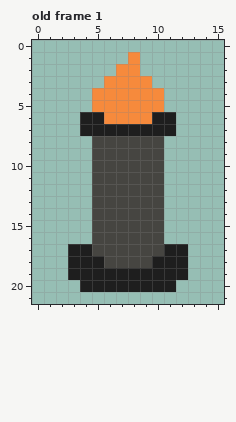
Edited in one commit: pixel-art file (block_man/data/torch.aseprite). Above, as it was before the edit.
16x22 pixels, 1 frame. Shown: old frame 1. The commit also changed other frames, which this record leaves out.
The same view after the edit:
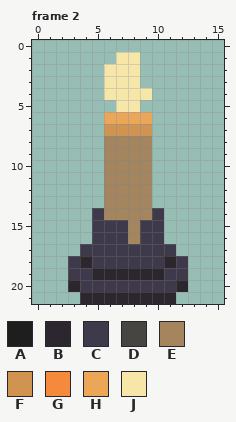
Palette (. is transparent): A #1e1e1e  B #2c262f  C #3f3a4b  D #464541  E #a4855e  F #d09450  G #f68a3c  H #eca657  J #f6e7a8
A new or re-ordered frame is compared with the old frame closest to it.
The edit:
frames 1 -> 14
Changed rows in their new state; - is an unchanged pixel.
Frame 2 is new; against old frame 1:
first column x 3:
 1 ----JJ----
 2 ---JJJ----
 3 ---JJJ.---
 4 --.JJJJ.--
 5 --..JJ..--
 6 -..HHHH..-
 7 -..FFFF..-
 8 --.EEEE.--
 9 --.EEEE.--
10 --.EEEE.--
11 --.EEEE.--
12 --.EEEE.--
13 --.EEEE.--
14 --CEEEEC--
15 --CCCECC--
16 --CCCECC--
17 .CCCCCCCC.
18 CBCCCCCCBC
19 CCBBBBBBCC
20 BCCCCCCCCB
21 -BBBBBBBB-
Boxes around the changes in both pictures, in picture pixels (x1, y1, x2, y2):
changed: (68, 52, 188, 304)
